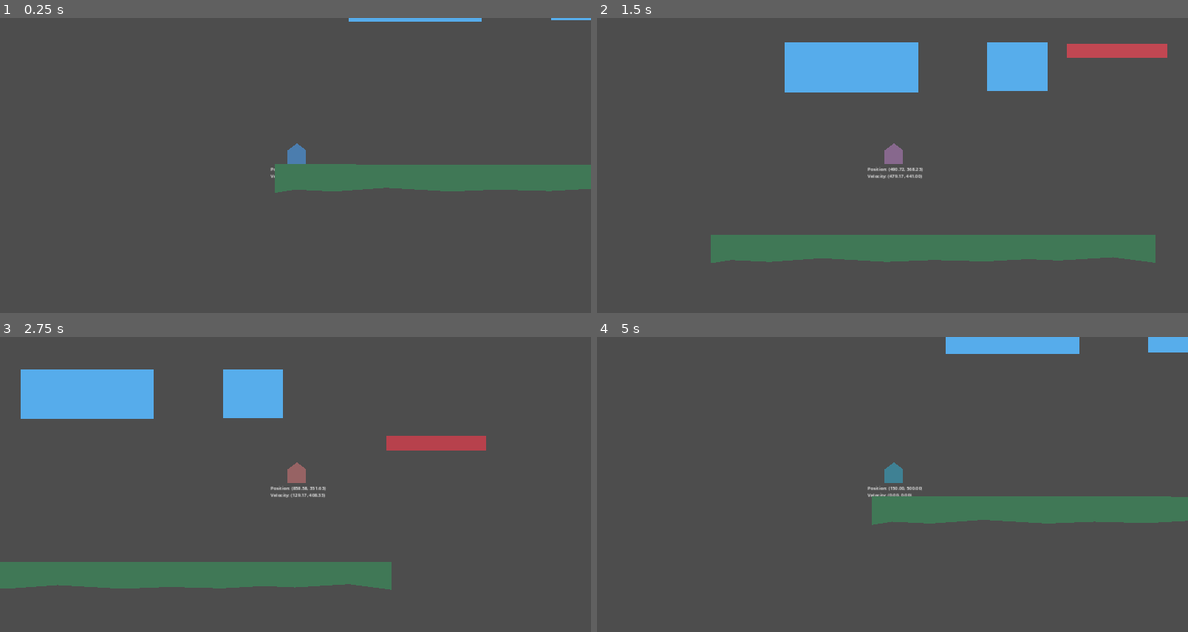
Above: before the commit, frames 1-4 (two rows, left to right).
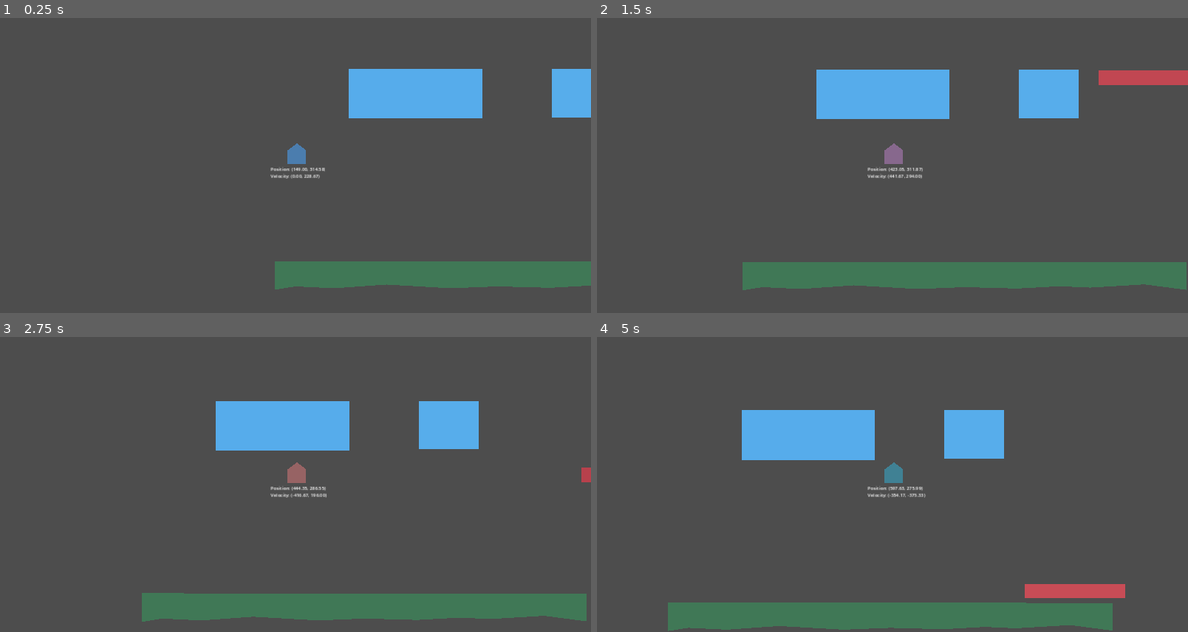
Above: after the commit, the same moments.

Repository: TommyPKeane/learning-gamedev-godot4
Game: Godot game, scene res://scenes/walk_and_jump/walk_and_jump.tscn
Same seed, same stepped clock (60 frames per second), same inputs: the game is played once before the commit and once after it.
Inputs:
- Up to frame 1 (0.25 s): no input
- Up to frame 2 (1.5 s): hold Space (jump) 0.53-1.28 s; hold Right (move_right) from 0.53 s (still down); tap Space (jump) at 1.35 s
- Up to frame 3 (2.75 s): tap Space (jump) at 1.52, 1.82 s; release Right (move_right) at 2.03 s; hold Left (move_left) from 2.03 s (still down); hold Space (jump) from 2.03 s (still down)
- Up to frame 4 (5 s): release Left (move_left) at 2.78 s; release Space (jump) at 2.78 s; hold Right (move_right) 2.78-4.28 s; tap Space (jump) at 2.85, 3.02, 3.32, 4.35, 4.52, 4.82 s; hold Space (jump) 3.53-4.28 s; tap Escape (pause, bound only after the commit) at 4.15 s; hold Left (move_left) from 4.28 s (still down)

The runs differ from the first frame. In frame 1, 14% of the frame differs, in the area x 46-100%, y 0-92%; in frame 2, 22%; in frame 3, 22%, in the area x 0-100%, y 11-97%; in frame 4, 19%.
Error before the commit: Out of bounds get index '0' (on base: 'Array[int]') (res://scenes/walk_and_jump/Player.gd:21)
Error after the commit: Parse Error: Preload file "res://scenes/walk_and_jump/support_scenes/game_menu.tscn" does not exist. (res://scenes/walk_and_jump/walk_and_jump.gd:5)

Commit message:
[ENH] Scene: Walk & Jump - Pause Mode
- First attempt to add pausing to game
- Not yet tested/working

Diff:
--- a/example-movement-player/project.godot
+++ b/example-movement-player/project.godot
@@ -60,6 +60,12 @@
 , Object(InputEventJoypadButton,"resource_local_to_scene":false,"resource_name":"","device":-1,"button_index":12,"pressure":0.0,"pressed":false,"script":null)
 ]
 }
+pause={
+"deadzone": 0.5,
+"events": [Object(InputEventKey,"resource_local_to_scene":false,"resource_name":"","device":-1,"window_id":0,"alt_pressed":false,"shift_pressed":false,"ctrl_pressed":false,"meta_pressed":false,"pressed":false,"keycode":0,"physical_keycode":4194305,"key_label":0,"unicode":0,"echo":false,"script":null)
+, Object(InputEventJoypadButton,"resource_local_to_scene":false,"resource_name":"","device":-1,"button_index":6,"pressure":0.0,"pressed":false,"script":null)
+]
+}
 
 [physics]
 
--- a/example-movement-player/scenes/walk_and_jump/MovablePlatforms.gd
+++ b/example-movement-player/scenes/walk_and_jump/MovablePlatforms.gd
@@ -3,6 +3,7 @@
 
 # Called when the node enters the scene tree for the first time.
 func _ready() -> void:
+	self.process_mode = Node.PROCESS_MODE_INHERIT
 	$"PlatformMovingArea/PlatformMovingAnimation".play("position_loop")
 	return
 
--- a/example-movement-player/scenes/walk_and_jump/Player.gd
+++ b/example-movement-player/scenes/walk_and_jump/Player.gd
@@ -1,7 +1,4 @@
 extends CharacterBody2D
-
-var is_on_wall: bool = false
-var is_reseting: bool = false
 
 const FALL_TILT_SPEED: float = 250.0
 const WALK_SPEED: float = 250.0
@@ -13,16 +10,15 @@
 var GRAVITY
 
 func _ready() -> void:
+	self.process_mode = Node.PROCESS_MODE_INHERIT
 	$PlayerAnimation.play("PlayerColorAnimation")
 	#GRAVITY = DEFAULT_GRAVITY
 	GRAVITY = 980
 	self.safe_margin = 2.0
 	self.slide_on_ceiling = true
-	print(Input.get_joy_info(Input.get_connected_joypads()[0]))
-	return
 
 
-func _physics_process(delta) -> void:
+func _player_debug_text() -> void:
 	var collision_info = ""
 	for i in get_slide_collision_count():
 		var collision = get_slide_collision(i)
@@ -39,57 +35,80 @@
 			collision_info,
 		]
 	)
+	return
 
+
+func _player_ground_movements(delta, jump_multiply: float) -> void:
 	velocity.y += delta * GRAVITY
-	var jump_multiply: float = 1.0
+	$PlayerCamera/PlayerPositionLabel.position.y = -85
 
-	if is_on_floor():
-		$PlayerCamera/PlayerPositionLabel.position.y = -85
+	if Input.is_action_pressed("move_down"):
+		$PlayerCollisionShape.scale.x = 1.0
+		$PlayerCollisionShape.scale.y = 0.65
+		jump_multiply = 0.5
+	elif Input.is_action_pressed("move_up"):
+		$PlayerCollisionShape.scale.x = 0.65
+		$PlayerCollisionShape.scale.y = 1.25
+		jump_multiply = 1.5
+	else:
+		$PlayerCollisionShape.scale.x = 1.0
+		$PlayerCollisionShape.scale.y = 1.0
 
-		if Input.is_action_pressed("move_down"):
-			$PlayerCollisionShape.scale.x = 1.0
-			$PlayerCollisionShape.scale.y = 0.65
-			jump_multiply = 0.5
-		elif Input.is_action_pressed("move_up"):
-			$PlayerCollisionShape.scale.x = 0.65
-			$PlayerCollisionShape.scale.y = 1.25
-			jump_multiply = 1.5
+	if Input.is_action_pressed("move_left"):
+		velocity.x = -WALK_SPEED
+	elif Input.is_action_pressed("move_right"):
+		velocity.x = WALK_SPEED
+	else:
+		velocity.x = 0
+
+	if Input.is_action_pressed("jump"):
+		velocity.y = (velocity.y + JUMPFORCE) * jump_multiply
+	else:
+		pass
+	return
+
+func _player_wall_movements(delta, jump_multiply) -> void:
+	velocity.y += delta * GRAVITY
+	var wall_normal = self.get_wall_normal()
+
+	if Input.is_action_pressed("jump"):
+		velocity.y = (velocity.y + JUMPFORCE) * jump_multiply
+		velocity.x = -wall_normal.x * (velocity.x + JUMPFORCE/2) * jump_multiply
+	else:
+		pass
+	return
+
+func _player_air_movements(delta) -> void:
+	velocity.y += delta * GRAVITY
+	$PlayerCamera/PlayerPositionLabel.position.y = 0.0
+	if Input.is_action_pressed("move_left"):
+		velocity.x -= FALL_TILT_SPEED * delta
+		#rotate(-PI/128)
+	elif Input.is_action_pressed("move_right"):
+		velocity.x += FALL_TILT_SPEED * delta
+		#rotate(PI/128)
+	else:
+		velocity.x = 0
+	return
+
+
+func _physics_process(delta) -> void:
+	if get_tree().paused:
+		pass
+	else:
+		_player_debug_text()
+		var jump_multiply: float = 1.0
+
+		if is_on_floor():
+			_player_ground_movements(delta, jump_multiply)
+		elif is_on_wall_only():
+			_player_wall_movements(delta, jump_multiply)
 		else:
-			$PlayerCollisionShape.scale.x = 1.0
-			$PlayerCollisionShape.scale.y = 1.0
+			_player_air_movements(delta)
 
-		if Input.is_action_pressed("move_left"):
-			velocity.x = -WALK_SPEED
-		elif Input.is_action_pressed("move_right"):
-			velocity.x = WALK_SPEED
-		else:
-			velocity.x = 0
+		# "move_and_slide" already takes delta time into account.
+		move_and_slide()
 
-		if Input.is_action_pressed("jump"):
-			velocity.y = (velocity.y + JUMPFORCE) * jump_multiply
-		else:
-			pass
-	elif is_on_wall_only():
-		var wall_normal = self.get_wall_normal()
-
-		if Input.is_action_pressed("jump"):
-			velocity.y = (velocity.y + JUMPFORCE) * jump_multiply
-			velocity.x = -wall_normal.x * (velocity.x + JUMPFORCE/2) * jump_multiply
-		else:
-			pass
-	else:
-		$PlayerCamera/PlayerPositionLabel.position.y = 0.0
-		if Input.is_action_pressed("move_left"):
-			velocity.x -= FALL_TILT_SPEED * delta
-			#rotate(-PI/128)
-		elif Input.is_action_pressed("move_right"):
-			velocity.x += FALL_TILT_SPEED * delta
-			#rotate(PI/128)
-		else:
-			velocity.x = 0
-
-	# "move_and_slide" already takes delta time into account.
-	move_and_slide()
 	return
 
 func _process(_delta) -> void:
--- a/example-movement-player/scenes/walk_and_jump/StaticPlatforms.gd
+++ b/example-movement-player/scenes/walk_and_jump/StaticPlatforms.gd
@@ -3,6 +3,7 @@
 
 # Called when the node enters the scene tree for the first time.
 func _ready() -> void:
+	self.process_mode = Node.PROCESS_MODE_INHERIT
 	$"FloorMainArea".freeze = true
 	$"PlatformFloatingA-Area".freeze = true
 	$"PlatformFloatingB-Area".freeze = true
--- a/example-movement-player/scenes/walk_and_jump/walk_and_jump.gd
+++ b/example-movement-player/scenes/walk_and_jump/walk_and_jump.gd
@@ -2,25 +2,31 @@
 
 var screen_size # Size of the game window.
 const PLAYER_STARTING_POS: Vector2 = Vector2(150, 500)
+var PauseMenu = preload("res://scenes/walk_and_jump/support_scenes/game_menu.tscn")
+var pause_menu: Object = PauseMenu.instantiate()
 
 func start(pos: Vector2) -> void:
-	# SDL Gamepads:
-	# - https://github.com/mdqinc/SDL_GameControllerDB/blob/master/gamecontrollerdb.txt
-	Input.add_joy_mapping(
-		"03000000c82d00000160000001000000,8BitDo SN30 Pro,a:b1,b:b0,back:b10,dpdown:h0.4,dpleft:h0.8,dpright:h0.2,dpup:h0.1,leftshoulder:b6,leftstick:b13,lefttrigger:a4,leftx:a0,lefty:a1,rightshoulder:b7,rightstick:b14,righttrigger:a5,rightx:a2,righty:a3,start:b11,x:b4,y:b3,platform:Mac OS X",
-		true,
-	)
-	Input.add_joy_mapping(
-		"03000000c82d00000161000000010000,8BitDo SN30 Pro,a:b1,b:b0,back:b10,dpdown:h0.4,dpleft:h0.8,dpright:h0.2,dpup:h0.1,guide:b2,leftshoulder:b6,leftstick:b13,lefttrigger:b8,leftx:a0,lefty:a1,rightshoulder:b7,rightstick:b14,righttrigger:b9,rightx:a2,righty:a5,start:b11,x:b4,y:b3,platform:Mac OS X",
-		true,
+	SDLGameControllerUtils.parse_and_load_sdl_gamecontrolldb_txt(
+		SDLGameControllerUtils.get_default_filename_by_os()
 	)
 	$Player.position = pos
+	$Player/PlayerCollisionShape.disabled = false
+
+	var found_controller_dev_indices: Array[int] = Input.get_connected_joypads()
+
+	# Debug Printing
+	for dev_index in found_controller_dev_indices:
+		print(Input.get_joy_guid(dev_index))
+		print(Input.get_joy_info(dev_index))
+		print(Input.get_joy_name(dev_index))
+
 	show()
-	$Player/PlayerCollisionShape.disabled = false
 	return
 
 # Called when the node enters the scene tree for the first time.
 func _ready() -> void:
+	self.process_mode = Node.PROCESS_MODE_PAUSABLE
+	get_tree().root.add_child.call_deferred(pause_menu)
 	screen_size = get_viewport_rect().size
 	start(PLAYER_STARTING_POS)
 	$Player/PlayerCamera.enabled = true
@@ -36,5 +42,9 @@
 
 # Called every frame. 'delta' is the elapsed time since the previous frame.
 func _process(_delta) -> void:
+	print("WalkAndRun | Processing...")
+	if Input.is_action_just_released("pause"):
+		get_tree().paused = true
+		print("PAUSED")
 	check_if_outofbounds_and_reset()
 	return
